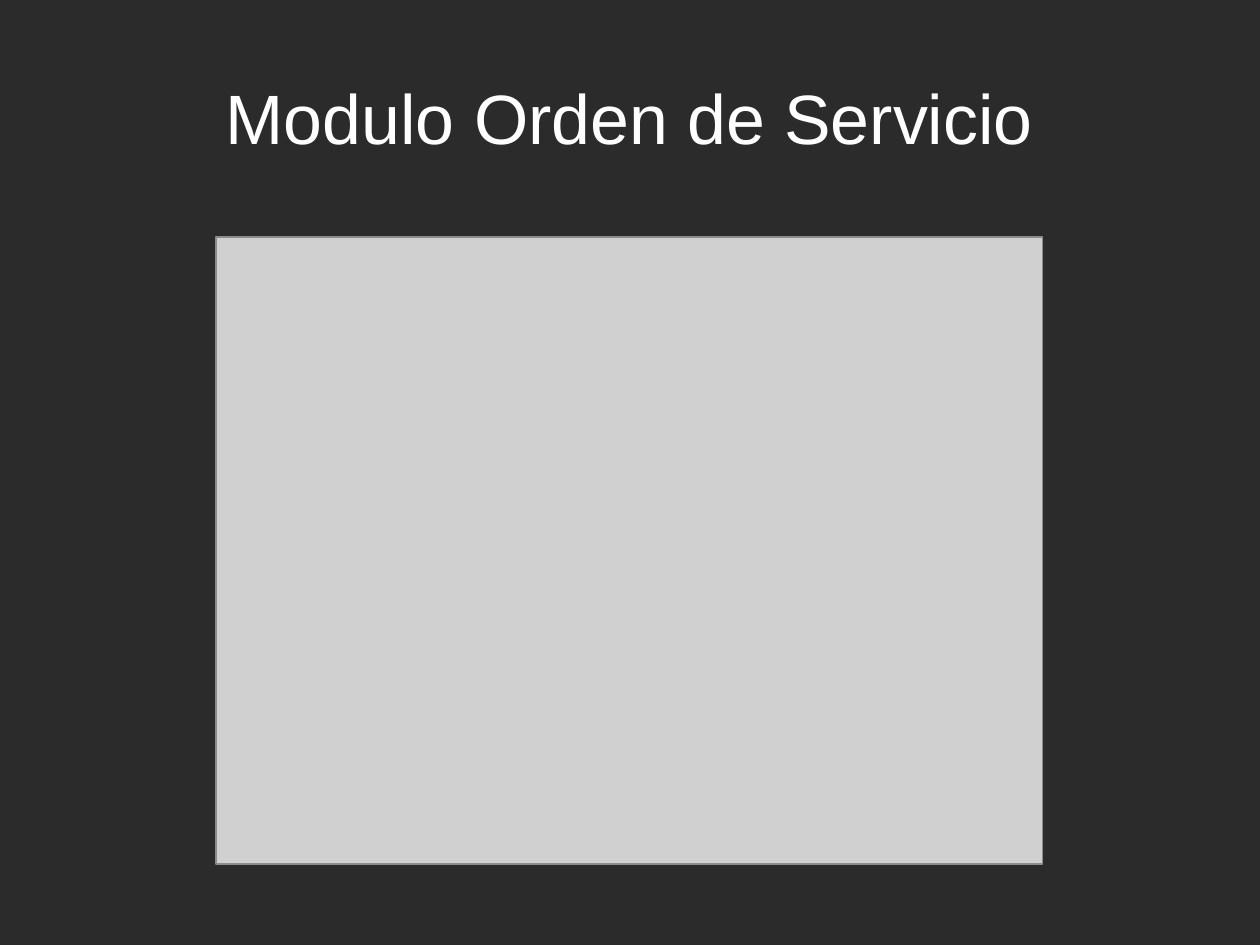
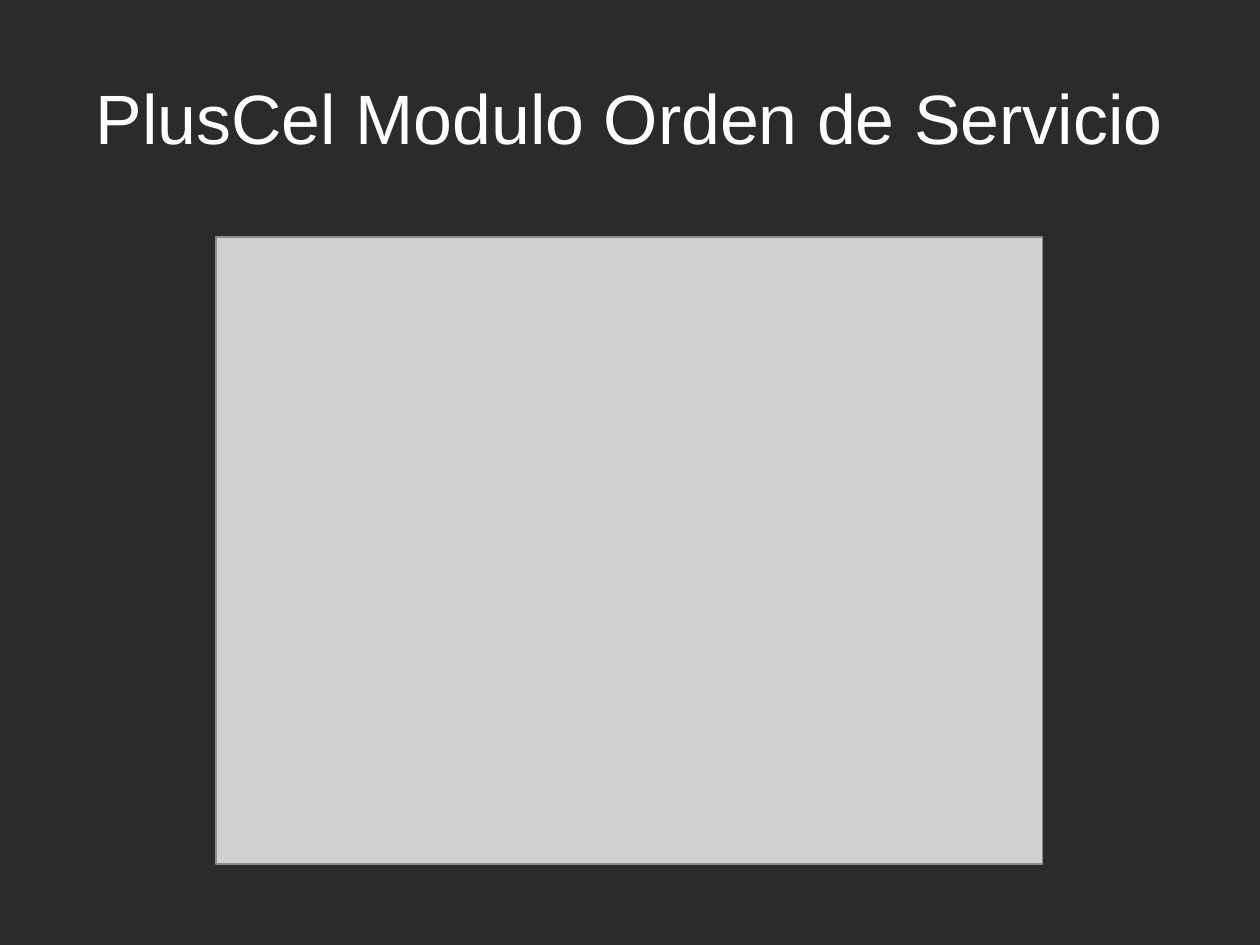
Before and after one commit to PlusCel/PlusCel, a slide deck: slide 8 of presentacion/PresentacionFinal.odp (slide 9 before the commit). Drawn at 1260x945 pixels with LibreOffice and Linux fonts; fonts in the diff are those of the drawing; grey boxes stand for pictures; background and template pictures are left out; a plain dark background stands for a picture behind light text. Boxes give left, top, right and bottom in pixels: in the first picture for what was removed or moved away, otherwise in the second. Text is boxed around its words. In the diff, an @@ line names an element or a change of style, - is before the commit and + after.

```diff
--- a/presentacion/PresentacionFinal.odp
+++ b/presentacion/PresentacionFinal.odp
@@ title at [96,93,1162,145]: text changed @@
-Modulo Orden de Servicio
+PlusCel Modulo Orden de Servicio
```
Also in this commit, not shown: 5 other slides changed, 1 slide removed, 1 other file.
